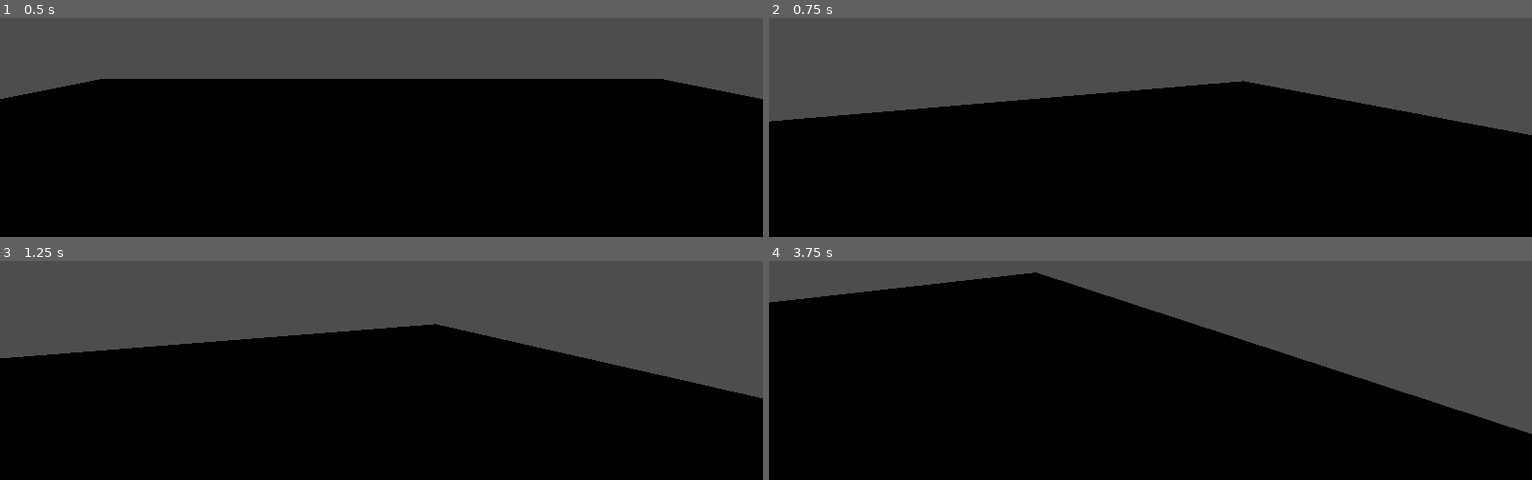
Above: before the commit, frames 1-4 (two rows, left to right).
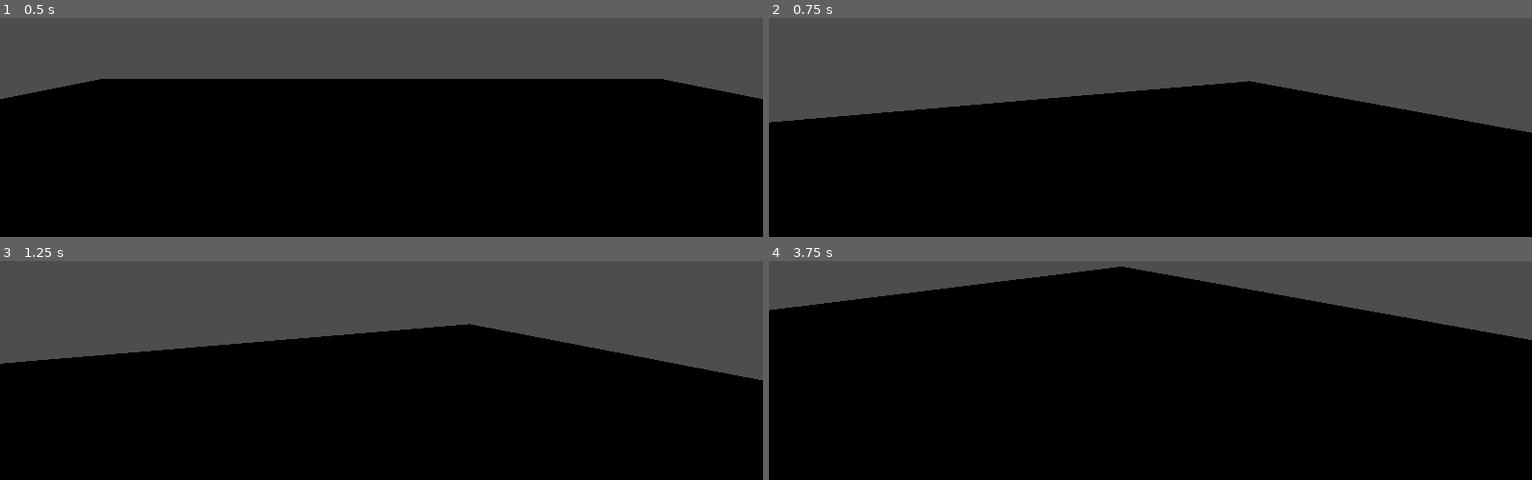
Above: after the commit, the same moments.

Repository: Volentie/The-Fractured-Codex
Game: Godot game, scene res://Scenes/main.tscn
The game is run twice, just before and just after one commit, with the same random seed, the same clock (stepped at 60 frames per second) and the same inputs.
Inputs (mouse positions are in pixels of both pictures, inside the frame that each line leads up to):
- Up to frame 1 (0.5 s): no input
- Up to frame 2 (0.75 s): tap Enter at 0.5 s; move the mouse to (outside the picture) at 0.52 s; hold D (go_right, bound only before the commit) from 0.53 s (still down); tap Shift (add_run, bound only before the commit) at 0.6 s
- Up to frame 3 (1.25 s): keep holding D (go_right, bound only before the commit)
- Up to frame 4 (3.75 s): move the mouse to (997, 287) at 1.27 s; release D (go_right, bound only before the commit) at 1.28 s; hold S (go_backward, bound only before the commit) 1.28-2.03 s; tap Shift (add_run, bound only before the commit) every 0.75 s from 1.35 to 3.6 s; move the mouse to (outside the picture) at 2.02 s; hold D (go_right, bound only before the commit) 2.03-2.78 s; move the mouse to (1112, 350) at 2.77 s; hold W (go_forward, bound only before the commit) 2.78-3.53 s; move the mouse to (1379, 331) at 3.52 s; hold A (go_left, bound only before the commit) from 3.53 s (still down)

Frame 1 is identical in both runs. In frame 2, 0.5% of the frame differs, in the area x 0-100%, y 28-54%; in frame 3, 3.4%; in frame 4, 17%, in the area x 0-100%, y 2-80%.

Commit message:
✨Add player movement and physics enhancements

Diff:
--- a/Scenes/block_of_woodplanks_1.tscn
+++ b/Scenes/block_of_woodplanks_1.tscn
@@ -5,7 +5,6 @@
 [sub_resource type="StandardMaterial3D" id="StandardMaterial3D_5ypi2"]
 resource_name = "wood_planks1"
 vertex_color_use_as_albedo = true
-albedo_color = Color(1, 1, 1, 1)
 albedo_texture = ExtResource("1_2wmu2")
 emission_enabled = true
 emission = Color(1, 1, 1, 1)
--- a/Scripts/Autoload/custom_inputs.gd
+++ /dev/null
@@ -1,18 +0,0 @@
-extends Node3D
-
-signal handler(input_method: StringName, input_mapped: StringName)
-
-const input_methods = [&"holding", &"pressed"]
-
-func _input(event):
-	match event:
-		"go_forward":
-			handler.emit(&"pressed", &"go_forward")
-		"go_backward":
-			handler.emit(&"pressed", &"go_backward")
-		"go_left":
-			handler.emit(&"pressed", &"go_left")
-		"go_right":
-			handler.emit(&"pressed", &"go_right")
-		"go_up":
-			handler.emit(&"pressed", &"go_up")
--- a/Scripts/Autoload/physics.gd
+++ b/Scripts/Autoload/physics.gd
@@ -1,20 +1,24 @@
 extends Node3D
-
-# Physics configuration
-# Net force = mass * acceleration | Acceleration = Net force / mass
-# F = M * A | A = F / M
-# Friction (vector) = -1 * mass * normal_force * velocity_unit_vector
 
 const config = {
 	"world": {
-		"gravity": 0.8,
+		"gravity": 10,
+		"materials": {
+			"friction": {
+				"wood": 0.3,
+				"air": 0.01,
+			},
+			"density": {
+				"air": 0.1,
+			}
+		}
 	},
 	"player": {
 		"mass": 1,
 		"accel": {
-			"walk": Vector3(0.4, 1, 0.4),
-			"run": Vector3(0.8, 1, 0.8),
-			"jump": Vector3(1, 10, 1),
+			"walk": Vector3(4, 1, 4),
+			"run": Vector3(8, 1, 8),
+			"jump": Vector3(1, 200, 1),
 		}
 	},
 	"constraints": {
@@ -22,55 +26,55 @@
 			"max": 100,
 			"min": -100,
 		},
-        "desaccelerate_factor": 0.9,
-		"desaccelerate_round": 0.2,
 	}
 }
 
 var translation = {
-	"velocity": Vector3(0, 0, 0),
 	"accel": Vector3(0, 0, 0),
 	"force": Vector3(0, 0, 0),
-	"friction": Vector3(0, 0, 0),
-	"normal": Vector3(0, 0, 0),
-	"net_force": Vector3(0, 0, 0),
-	"velocity_unit": Vector3(0, 0, 0),
-	"friction_unit": Vector3(0, 0, 0),
-	"normal_unit": Vector3(0, 0, 0),
+	#"friction": Vector3(0, 0, 0),
 }
 
-func net_force() -> void:
-	translation["net_force"] = translation["force"] + translation["friction"] + translation["normal"] + translation["gravity"]
+const forces = {
+	"gravity": Vector3(0, -config.world.gravity, 0),
+}
 
-func apply_force(force: Vector3) -> void:
-	translation["force"] = force
-	translation["accel"] = translation["force"] / config.player.mass
-	translation["accel_unit"] = translation["accel"].normalized()
+var player: Node3D
 
-func apply_friction(normal: Vector3) -> void:
-	translation["normal"] = normal
-	translation["friction"] = -1 * config.player.mass * translation["normal"] * translation["velocity_unit"].normalized()
-	translation["friction_unit"] = translation["friction"].normalized()
+func accelerate(direction: Vector3) -> void:
+	player.velocity += direction * player.acceleration_scale * player.cur_delta
 
-func apply_gravity() -> void:
-	translation["force"] = Vector3(0, -config.world.gravity, 0)
-	translation["accel"] = translation["force"] / config.player.mass
-	translation["accel_unit"] = translation["accel"].normalized()
+# func apply_friction() -> void:
+# 	var u = -player.velocity.normalized()  # Friction opposes the direction of velocity
+# 	var friction_magnitude = config.world.materials.friction.wood * -forces.gravity.y
+# 	translation["friction"] = u * friction_magnitude
 
-func apply_normal(normal: Vector3) -> void:
-	translation["normal"] = normal
-	translation["normal_unit"] = translation["normal"].normalized()
+# 	# Only apply friction when the body is moving
+# 	if player.velocity.length() > 0.01 and player.is_on_floor():
+# 		player.velocity += translation["friction"] * player.cur_delta
 
-func apply_velocity() -> void:
-	translation["velocity"] += translation["accel"]
-	translation["velocity_unit"] = translation["velocity"].normalized()
+func limit_velocity() -> void:
+	if player.is_on_floor() and player.velocity.length() <= 0.11:
+		player.velocity = Vector3.ZERO
 
-# This doesn't work as intended, I need to get back to it some other time
-# func get_velocity() -> bool:
-# 	var cur_script = get_script()
-# 	var obj = cur_script.get("velocity")
-# 	if "velocity" in cur_script:
-# 		print(true)
-# 		return true
-# 	print(false, obj)
-# 	return false
+func desaccelerate() -> void:
+	# Desaccelerate player over time smoothly
+	if player.is_on_floor():
+		player.velocity = lerp(player.velocity, Vector3.ZERO, 0.05)
+
+func apply_physics(this: Node3D) -> void:
+	player = this
+	# Apply gravity
+	player.velocity += forces.gravity * player.cur_delta
+
+	# Apply friction to slow down the body
+	#apply_friction()
+
+	# Desaccelerate
+	desaccelerate()
+
+	# Constraint velocity
+	limit_velocity()
+
+	# Move the body based on its updated velocity
+	player.move_and_slide()
--- /dev/null
+++ b/Scripts/Autoload/player_state.gd
@@ -0,0 +1,15 @@
+extends Node
+
+var move = StateMachine.new("Move", {
+	"Still": State.new("Still"),
+	"Motion": State.new("Motion")
+})
+
+var speed_mode = StateMachine.new("SpeedMode", {
+	"Run": State.new("Run", func() -> void: Player.set_acceleration_scale(Physics.config.player.accel.run)),
+	"Walk": State.new("Walk", func() -> void: Player.set_acceleration_scale(Physics.config.player.accel.walk))
+})
+
+func _ready():
+	move.switch("Still")
+	speed_mode.switch("Walk")
--- a/Scripts/Dynamic/StateMachines/player_move.gd
+++ /dev/null
@@ -1,21 +0,0 @@
-class_name player_move
-
-# Available states
-enum State {
-    IDLE,
-    WALKING,
-    RUNNING,
-    JUMPING,
-    FALLING,
-    MOVING,
-    NULL
-}
-
-static var state: State = State.IDLE
-
-func state_exists(_state) -> bool:
-    assert(_state in State, "Invalid state: " + _state)
-    return true
-
-func set_state(_state: String):
-    assert(_state in State, "Invalid state: " + _state)
--- a/Scripts/Dynamic/player.gd
+++ b/Scripts/Dynamic/player.gd
@@ -9,12 +9,12 @@
 }
 
 const map = [
-	"go_forward",
-	"go_backward",
-	"go_left",
-	"go_right",
-	"go_up",
-	"add_run"
+	"move_forward",
+	"move_backward",
+	"move_left",
+	"move_right",
+	"action_jump",
+	"speedmode_run"
 ]
 
 var config = Physics.config
@@ -24,83 +24,29 @@
 var player_walk_accel = player_accel["walk"]
 var player_jump_accel = player_accel["jump"]
 var player_run_accel = player_accel["run"]
-var player_mass = player_config.mass
 var constraints_config = config["constraints"]
 var translation = Physics.translation
 var min_vel = constraints_config.velocity["min"]
 var max_vel = constraints_config.velocity["max"]
 var min_vel_v = Vector3(min_vel, min_vel, min_vel)
 var max_vel_v = Vector3(max_vel, max_vel, max_vel)
-var desaccelerate_factor = constraints_config.desaccelerate_factor
-var desaccelerate_round = constraints_config.desaccelerate_round
+var ply_state = PlayerState
+var input_list: Array = []
 
-# States
-var state = {
-	"walking": false,
-	"running": false,
-	"moving": false,
-	"motion": false,
-	"jumping": false,
-	"falling": false,
-}
+# Physics
+var player_mass = player_config.mass
 
 # Node references
 @onready var camera = $player_camera
 
 # Variables
 var last_mouse_pos: Vector2
-var acceleration_scale: Vector3 = player_walk_accel
+static var acceleration_scale: Vector3
+static var cur_delta: float
 
-# Functions
-# TODO: Implement state machine, this is not good yet, I have to rethink this
-func set_moving():
-	state["moving"] = true
-
-func set_motion():
-	state["motion"] = true
-
-func set_idle():
-	state["walking"] = false
-	state["running"] = false
-	acceleration_scale = player_walk_accel
-
-func set_still():
-	state["moving"] = false
-	state["motion"] = false
-	state["jumping"] = false
-	state["falling"] = false
-
-func set_walking():
-	state["walking"] = true
-	state["running"] = false
-	acceleration_scale = player_walk_accel
-
-func set_running():
-	state["running"] = true
-	state["walking"] = false
-	acceleration_scale = player_run_accel
-
-func set_jumping():
-	state["jumping"] = true
-	state["falling"] = false
-	state["moving"] = true
-	acceleration_scale = player_jump_accel
-
-func set_falling():
-	state["falling"] = true
-	state["jumping"] = false
-	state["moving"] = false
-
-func apply_force(force: Vector3) -> void:
-	assert(force and force is Vector3, "Invalid force")
-	if !state["motion"]:
-		set_motion()
-	translation["force"] = force
-	translation["accel"] = translation["force"] / player_mass
-	translation["velocity"] += translation["accel"]
-
-func accelerate(direction: Vector3) -> void:
-	apply_force(direction * acceleration_scale)
+# Methods
+static func set_acceleration_scale(_scale: Vector3) -> void:
+	acceleration_scale = _scale
 
 func get_camera_relative_axis(axis: String) -> Vector3:
 	var cam_basis = camera.global_transform.basis
@@ -119,47 +65,27 @@
 	basis_vec.y = 0
 	return basis_vec.normalized()
 
-func add_run() -> void:
-	if state["walking"]:
-		set_running()
+func hold_speedmode_run() -> void:
+	ply_state.speed_mode.switch("Run")
 
-func go_forward() -> void:
-	accelerate(-get_normalized_camera_relative_axis("z"))
+func release_speedmode_run() -> void:
+	ply_state.speed_mode.switch("Walk")
 
-func go_backward() -> void:
-	accelerate(get_normalized_camera_relative_axis("z"))
+func hold_move_forward() -> void:
+	Physics.accelerate(-get_normalized_camera_relative_axis("z"))
 
-func go_left() -> void:
-	accelerate(-get_normalized_camera_relative_axis("x"))
+func hold_move_backward() -> void:
+	Physics.accelerate(get_normalized_camera_relative_axis("z"))
 
-func go_right() -> void:
-	accelerate(get_normalized_camera_relative_axis("x"))
+func hold_move_left() -> void:
+	Physics.accelerate(-get_normalized_camera_relative_axis("x"))
 
-func go_up() -> void:
+func hold_move_right() -> void:
+	Physics.accelerate(get_normalized_camera_relative_axis("x"))
+
+func hold_action_jump() -> void:
 	if is_on_floor():
-		set_jumping()
-		accelerate(VU3.y)
-
-func apply_gravity() -> void:
-	apply_force(VU3.y * -world_config.gravity)
-
-func update_values(constraint: bool) -> void:
-	velocity = translation["velocity"]
-	if constraint:
-		velocity = velocity.clamp(min_vel_v, max_vel_v)
-
-func breathe():
-	# Apply gravity if not grounded
-	if !is_on_floor():
-		apply_gravity()
-	# Update values
-	update_values(true)
-	# Desaccelerate so we don't keep moving forever
-	desaccelerate()
-	# Move
-	move_and_slide()
-	# Camera translation
-	camera_translation()
+		self.velocity += player_jump_accel * cur_delta
 
 func get_mouse_pos() -> Vector2:
 	var viewport = get_viewport()
@@ -179,32 +105,38 @@
 	# Reset cursor to center
 	viewport.warp_mouse(center)
 
-
-func desaccelerate():
-
-	# Desaccelerate and round to 0 if close enough
-	if translation["velocity"].length() <= desaccelerate_round:
-		translation["velocity"] *= VU3.y
-	else:
-		translation["velocity"] *= Vector3(desaccelerate_factor, 1, desaccelerate_factor)
-
+func update_input_list(input_method: StringName, action: StringName) -> void:
+	if input_method == &"hold":
+		input_list.append(action)
+	elif input_method == &"release":
+		input_list.erase(action)
+	update_motion_state()
 
 func update_transform(input_method: StringName, action: StringName) -> void:
-	assert(input_method in CustomInputs.input_methods and action in map, "Invalid input_method or action")
-	var callO = Callable(self, action)
+	var callO = Callable(self, input_method + "_" + action)
 	if callO.is_valid():
+		if action.begins_with("move"):
+			update_input_list(input_method, action)
 		callO.call()
+
+func update_motion_state() -> void:
+	if input_list.size() == 0:
+		ply_state.move.switch("Still")
 	else:
-		Phaux.error("Invalid action: " + action)
+		ply_state.move.switch("Motion")
 
-func _process(_delta):
+func _physics_process(delta: float):
+	# Update delta var
+	cur_delta = delta
 	if not WindowManagement.window_has_focus:
 		return
 
 	# Check for input
 	for custom_action in map:
 		if Input.is_action_pressed(custom_action):
-			update_transform(&"holding", custom_action)
+			update_transform(&"hold", custom_action)
+		if Input.is_action_just_released(custom_action):
+			update_transform(&"release", custom_action)
 
-	# Update values
-	breathe()
+	camera_translation()
+	Physics.apply_physics(self)
--- /dev/null
+++ b/Scripts/States/state.gd
@@ -0,0 +1,12 @@
+# Simple state object
+class_name State
+
+var name: String
+var callback: Callable
+
+func _init(_name: String, _callback: Callable = func() -> void: pass) -> void:
+    name = _name
+    callback = _callback
+
+func enter() -> void:
+    callback.call()
--- /dev/null
+++ b/Scripts/States/state_machine.gd
@@ -0,0 +1,16 @@
+class_name StateMachine
+
+var name: String
+var states: Dictionary
+var current_state: State
+
+func _init(_name: String, _states: Dictionary) -> void:
+	name = _name
+	states = _states
+
+func switch(state_name: String)-> void:
+	assert(states.has(state_name), "Invalid state ("+state_name+")")
+	var _state = states[state_name]
+	if current_state != _state:
+		current_state = _state
+		current_state.enter()
--- a/project.godot
+++ b/project.godot
@@ -19,7 +19,7 @@
 WindowManagement="*res://Scripts/Autoload/window_management.gd"
 Physics="*res://Scripts/Autoload/physics.gd"
 Phaux="*res://Scripts/Autoload/phaux.gd"
-CustomInputs="*res://Scripts/Autoload/custom_inputs.gd"
+PlayerState="*res://Scripts/Autoload/player_state.gd"
 
 [dotnet]
 
@@ -27,37 +27,47 @@
 
 [input]
 
-go_forward={
+action_jump={
+"deadzone": 0.5,
+"events": [Object(InputEventKey,"resource_local_to_scene":false,"resource_name":"","device":-1,"window_id":0,"alt_pressed":false,"shift_pressed":false,"ctrl_pressed":false,"meta_pressed":false,"pressed":false,"keycode":0,"physical_keycode":32,"key_label":0,"unicode":32,"location":0,"echo":false,"script":null)
+]
+}
+move_forward={
 "deadzone": 0.5,
 "events": [Object(InputEventKey,"resource_local_to_scene":false,"resource_name":"","device":-1,"window_id":0,"alt_press …(192 unchanged characters)…
 , Object(InputEventKey,"resource_local_to_scene":false,"resource_name":"","device":-1,"window_id":0,"alt_pressed":false …(186 unchanged characters)…
 ]
 }
-go_backward={
+move_backward={
 "deadzone": 0.5,
 "events": [Object(InputEventKey,"resource_local_to_scene":false,"resource_name":"","device":-1,"window_id":0,"alt_press …(192 unchanged characters)…
 , Object(InputEventKey,"resource_local_to_scene":false,"resource_name":"","device":-1,"window_id":0,"alt_pressed":false …(186 unchanged characters)…
 ]
 }
-go_left={
+move_right={
+"deadzone": 0.5,
+"events": [Object(InputEventKey,"resource_local_to_scene":false,"resource_name":"","device":-1,"window_id":0,"alt_pressed":false,"shift_pressed":false,"ctrl_pressed":false,"meta_pressed":false,"pressed":false,"keycode":0,"physical_keycode":68,"key_label":0,"unicode":100,"location":0,"echo":false,"script":null)
+, Object(InputEventKey,"resource_local_to_scene":false,"resource_name":"","device":-1,"window_id":0,"alt_pressed":false,"shift_pressed":false,"ctrl_pressed":false,"meta_pressed":false,"pressed":false,"keycode":0,"physical_keycode":4194321,"key_label":0,"unicode":0,"location":0,"echo":false,"script":null)
+]
+}
+move_left={
 "deadzone": 0.5,
 "events": [Object(InputEventKey,"resource_local_to_scene":false,"resource_name":"","device":-1,"window_id":0,"alt_press …(191 unchanged characters)…
 , Object(InputEventKey,"resource_local_to_scene":false,"resource_name":"","device":-1,"window_id":0,"alt_pressed":false …(186 unchanged characters)…
 ]
 }
-go_right={
-"deadzone": 0.5,
-"events": [Object(InputEventKey,"resource_local_to_scene":false,"resource_name":"","device":-1,"window_id":0,"alt_pressed":false,"shift_pressed":false,"ctrl_pressed":false,"meta_pressed":false,"pressed":false,"keycode":0,"physical_keycode":68,"key_label":0,"unicode":100,"location":0,"echo":false,"script":null)
-, Object(InputEventKey,"resource_local_to_scene":false,"resource_name":"","device":-1,"window_id":0,"alt_pressed":false,"shift_pressed":false,"ctrl_pressed":false,"meta_pressed":false,"pressed":false,"keycode":0,"physical_keycode":4194321,"key_label":0,"unicode":0,"location":0,"echo":false,"script":null)
-]
-}
-go_up={
-"deadzone": 0.5,
-"events": [Object(InputEventKey,"resource_local_to_scene":false,"resource_name":"","device":-1,"window_id":0,"alt_pressed":false,"shift_pressed":false,"ctrl_pressed":false,"meta_pressed":false,"pressed":false,"keycode":0,"physical_keycode":32,"key_label":0,"unicode":32,"location":0,"echo":false,"script":null)
-]
-}
-add_run={
+speedmode_run={
 "deadzone": 0.5,
 "events": [Object(InputEventKey,"resource_local_to_scene":false,"resource_name":"","device":-1,"window_id":0,"alt_press …(195 unchanged characters)…
 ]
 }
+action_interact={
+"deadzone": 0.5,
+"events": [Object(InputEventKey,"resource_local_to_scene":false,"resource_name":"","device":-1,"window_id":0,"alt_pressed":false,"shift_pressed":false,"ctrl_pressed":false,"meta_pressed":false,"pressed":false,"keycode":0,"physical_keycode":69,"key_label":0,"unicode":101,"location":0,"echo":false,"script":null)
+]
+}
+action_attack={
+"deadzone": 0.5,
+"events": [Object(InputEventMouseButton,"resource_local_to_scene":false,"resource_name":"","device":-1,"window_id":0,"alt_pressed":false,"shift_pressed":false,"ctrl_pressed":false,"meta_pressed":false,"button_mask":1,"position":Vector2(177, 14),"global_position":Vector2(186, 60),"factor":1.0,"button_index":1,"canceled":false,"pressed":true,"double_click":false,"script":null)
+]
+}
Not shown, added: Resources/sounds/209473__sinatra314__footsteps_down_stairs_4.wav.import
Not shown, added: Resources/sounds/234263__fewes__footsteps-wood.ogg.import
Not shown, added: Resources/sounds/750795__simonjeffery13__dirt-footsteps-2.wav.import
Not shown, added: Resources/sounds/209473__sinatra314__footsteps_down_stairs_4.wav
Not shown, added: Resources/sounds/234263__fewes__footsteps-wood.ogg
Not shown, added: Resources/sounds/750795__simonjeffery13__dirt-footsteps-2.wav
